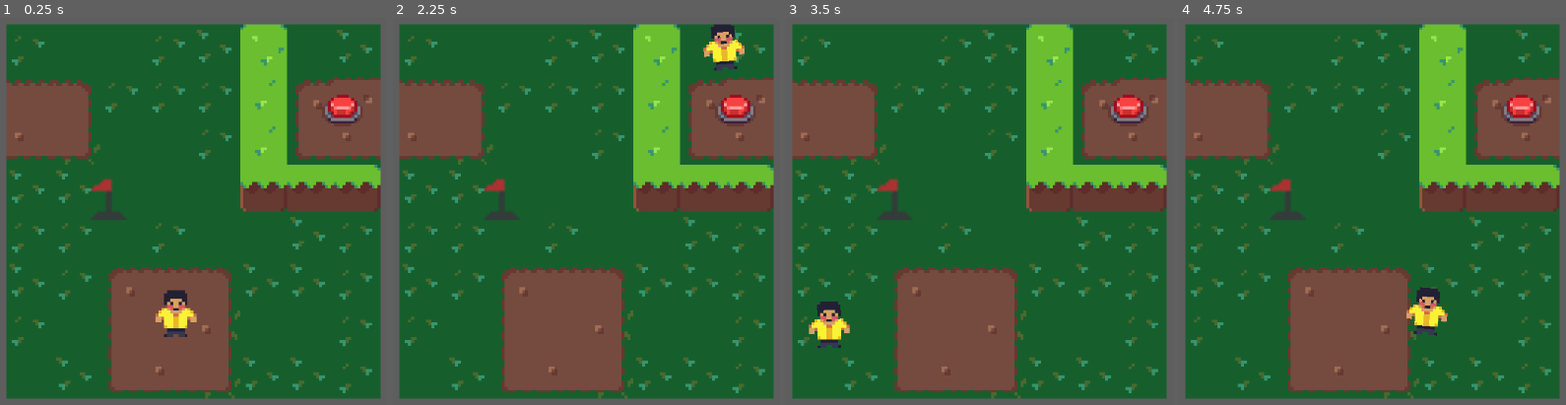
Above: before the commit, frames 1-4 (left to right).
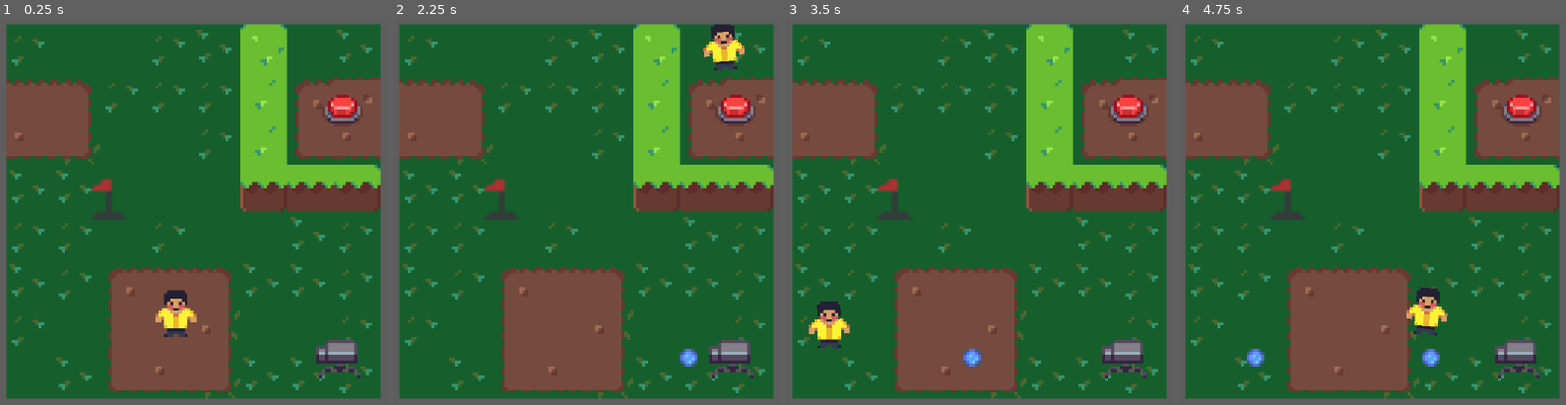
Above: after the commit, the same moments.

Repository: francosorbello/ciclos-jam
Game: Godot game, scene res://main/main.tscn
Same seed, same stepped clock (60 frames per second), same inputs: the game is played once before the commit and once after it.
Inputs:
- Up to frame 1 (0.25 s): no input
- Up to frame 2 (2.25 s): tap Enter at 0.5 s; hold Right (move_right) 0.53-1.28 s; hold Down (move_down) 1.28-2.03 s; hold Right (move_right) from 2.03 s (still down)
- Up to frame 3 (3.5 s): release Right (move_right) at 2.78 s; hold Up (move_up) from 2.78 s (still down)
- Up to frame 4 (4.75 s): release Up (move_up) at 3.53 s; hold Left (move_left) from 3.53 s (still down)

The runs differ from the first frame. In frame 1, 0.8% of the frame differs, in the area x 81-94%, y 83-94%; in frame 2, 1.0%; in frame 3, 1.0%; in frame 4, 1.2%, in the area x 17-94%, y 83-94%.

Commit message:
Added projectile and projectile spawner

Diff:
--- a/content/levels/rulo/test_level.tscn
+++ b/content/levels/rulo/test_level.tscn
@@ -5,6 +5,7 @@
 [ext_resource type="PackedScene" uid="uid://cgu1lxcm1xhde" path="res://systems/button/button.tscn" id="3_yx5fw"]
 [ext_resource type="PackedScene" uid="uid://dkx2yv2tvpu2b" path="res://systems/player/player.tscn" id="4_uh0j8"]
 [ext_resource type="PackedScene" uid="uid://d3aehi3y3q04k" path="res://systems/flag/flag.tscn" id="5_m4rtj"]
+[ext_resource type="PackedScene" uid="uid://bs7lcp85pt6c6" path="res://systems/projectile/projectile_spawner.tscn" id="6_52hsn"]
 
 [node name="TestLevel" type="Node2D" unique_id=364233370]
 
@@ -32,3 +33,7 @@
 [node name="Flag" parent="." unique_id=1136091313 instance=ExtResource("5_m4rtj")]
 position = Vector2(35, 59)
 connection_name = "test"
+
+[node name="ProjectileSpawner" parent="." unique_id=1439850339 instance=ExtResource("6_52hsn")]
+position = Vector2(114, 114)
+shoot_direction = 2
--- /dev/null
+++ b/systems/projectile/projectile.gd
@@ -0,0 +1,12 @@
+extends Node2D
+
+var speed : float = 30
+var direction : Vector2:
+	set(value):
+		direction = value
+
+func _physics_process(delta):
+	position += direction * speed * delta
+
+func _on_lifetime_timer_timeout() -> void:
+	queue_free()
--- a/systems/projectile/projectile.tscn
+++ b/systems/projectile/projectile.tscn
@@ -1,14 +1,16 @@
 [gd_scene format=3 uid="uid://brnbfn8tfx4o8"]
 
-[ext_resource type="Texture2D" uid="uid://bm6866b8ydds7" path="res://content/art/bullet.png" id="1_bm5tb"]
+[ext_resource type="Script" uid="uid://c2aq5dgdm8guw" path="res://systems/projectile/projectile.gd" id="1_xdbd5"]
+[ext_resource type="Texture2D" uid="uid://yu8wmxnln0ml" path="res://content/art/Sprites_Turrent/Sprite_Bullet.png" id="2_xdbd5"]
 
 [sub_resource type="CircleShape2D" id="CircleShape2D_bm5tb"]
 radius = 5.0
 
 [node name="Projectile" type="Node2D" unique_id=1143106954]
+script = ExtResource("1_xdbd5")
 
 [node name="Sprite2D" type="Sprite2D" parent="." unique_id=231563462]
-texture = ExtResource("1_bm5tb")
+texture = ExtResource("2_xdbd5")
 
 [node name="ProjectileArea" type="Area2D" parent="." unique_id=489730620]
 collision_layer = 4
@@ -16,3 +18,9 @@
 
 [node name="CollisionShape2D" type="CollisionShape2D" parent="ProjectileArea" unique_id=1007291300]
 shape = SubResource("CircleShape2D_bm5tb")
+
+[node name="LifetimeTimer" type="Timer" parent="." unique_id=1625613948]
+wait_time = 20.0
+autostart = true
+
+[connection signal="timeout" from="LifetimeTimer" to="." method="_on_lifetime_timer_timeout"]
--- /dev/null
+++ b/systems/projectile/projectile_spawner.gd
@@ -0,0 +1,72 @@
+@tool
+extends Node2D
+
+enum ShootDirection {
+	SD_UP,
+	SD_DOWN,
+	SD_LEFT,
+	SD_RIGHT
+}
+
+@export var projectile_scene : PackedScene
+@export var spawn_interval : float = 2
+@export var override_speed : bool = false
+@export var override_speed_value : float = 100
+
+@export var shoot_direction: ShootDirection:
+	set(value):
+		shoot_direction = value
+		if Engine.is_editor_hint():
+			_set_sprite_for(_dir_to_vector(value))
+
+@export_category("Sprites")
+@export var up_texture: Texture2D
+@export var down_texture: Texture2D
+@export var right_texture: Texture2D
+
+func _ready():
+	if Engine.is_editor_hint():
+		return
+	$SpawnIntervalTimer.start(spawn_interval)
+	_set_sprite_for(_dir_to_vector(shoot_direction))
+
+func _set_sprite_for(dir: Vector2):
+	if dir.x < 0:
+		$Sprite2D.texture = right_texture
+		$Sprite2D.flip_h = true
+	elif dir.x > 0:
+		$Sprite2D.texture = right_texture
+		$Sprite2D.flip_h = false
+	elif dir.y < 0:
+		$Sprite2D.texture = up_texture
+	elif dir.y > 0:
+		$Sprite2D.texture = down_texture
+
+
+func _dir_to_vector(dir: ShootDirection) -> Vector2:
+	match dir:
+		ShootDirection.SD_UP:
+			return Vector2.UP
+		ShootDirection.SD_DOWN:
+			return Vector2.DOWN
+		ShootDirection.SD_LEFT:
+			return Vector2.LEFT
+		ShootDirection.SD_RIGHT:
+			return Vector2.RIGHT
+
+	return Vector2.ZERO
+
+func _dir_to_shoot_pos(dir: ShootDirection) -> Vector2:
+	return _dir_to_vector(dir) * 8
+
+func _on_spawn_interval_timer_timeout() -> void:
+	spawn_projectile()
+	pass # Replace with function body.
+
+func spawn_projectile():
+	var new_projectile = projectile_scene.instantiate()
+	add_child(new_projectile)
+	new_projectile.direction = _dir_to_vector(shoot_direction)
+	new_projectile.position = _dir_to_shoot_pos(shoot_direction)
+	if override_speed:
+		new_projectile.speed = override_speed_value
--- /dev/null
+++ b/systems/projectile/projectile_spawner.tscn
@@ -0,0 +1,26 @@
+[gd_scene format=3 uid="uid://bs7lcp85pt6c6"]
+
+[ext_resource type="Script" uid="uid://dn2evxxva5x3s" path="res://systems/projectile/projectile_spawner.gd" id="1_k30jt"]
+[ext_resource type="PackedScene" uid="uid://brnbfn8tfx4o8" path="res://systems/projectile/projectile.tscn" id="2_84roy"]
+[ext_resource type="Texture2D" uid="uid://cykbys8t7y3gp" path="res://content/art/Sprites_Turrent/Sprite_TurretUp.png" id="3_5pbmk"]
+[ext_resource type="Texture2D" uid="uid://dvq7w43nna8f0" path="res://content/art/Sprites_Turrent/Sprite_TurretRight.png" id="3_hu4ns"]
+[ext_resource type="Texture2D" uid="uid://bxkhoada8kr3p" path="res://content/art/Sprites_Turrent/Sprite_TurretDown.png" id="4_0n1aa"]
+
+[node name="ProjectileSpawner" type="Node2D" unique_id=1439850339]
+texture_filter = 1
+script = ExtResource("1_k30jt")
+projectile_scene = ExtResource("2_84roy")
+shoot_direction = 1
+up_texture = ExtResource("3_5pbmk")
+down_texture = ExtResource("4_0n1aa")
+right_texture = ExtResource("3_hu4ns")
+
+[node name="Sprite2D" type="Sprite2D" parent="." unique_id=670550216]
+texture = ExtResource("4_0n1aa")
+
+[node name="SpawnIntervalTimer" type="Timer" parent="." unique_id=708535771]
+
+[node name="Marker2D" type="Marker2D" parent="." unique_id=607992355]
+position = Vector2(0, -8)
+
+[connection signal="timeout" from="SpawnIntervalTimer" to="." method="_on_spawn_interval_timer_timeout"]
Not shown, added: systems/projectile/projectile.gd.uid
Not shown, added: systems/projectile/projectile_spawner.gd.uid
